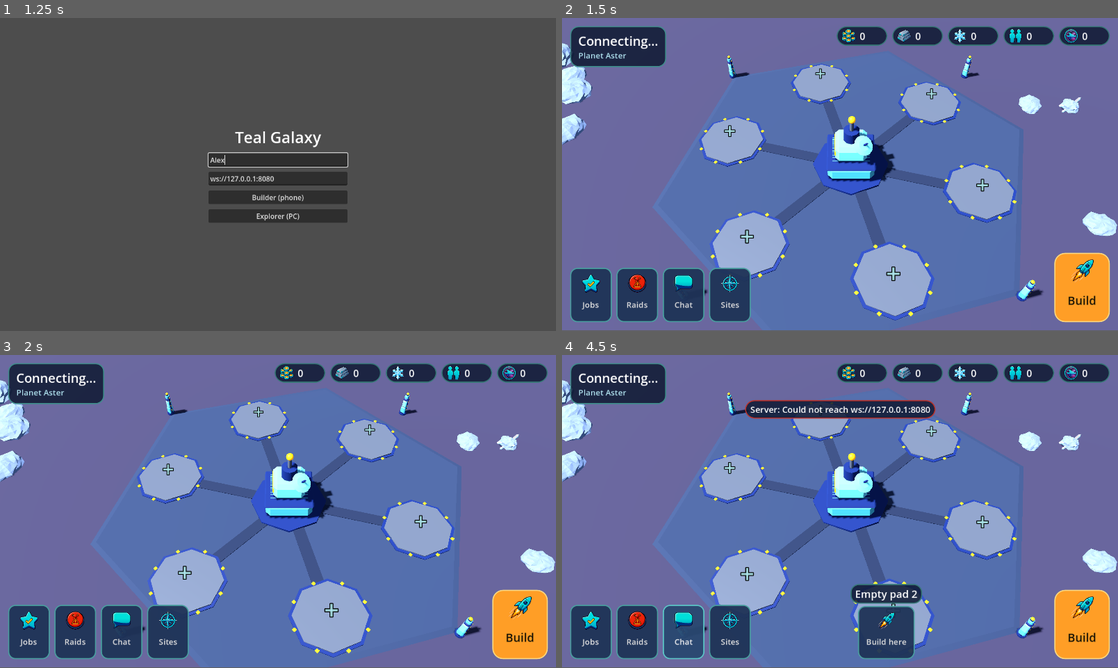
Above: before the commit, frames 1-4 (two rows, left to right).
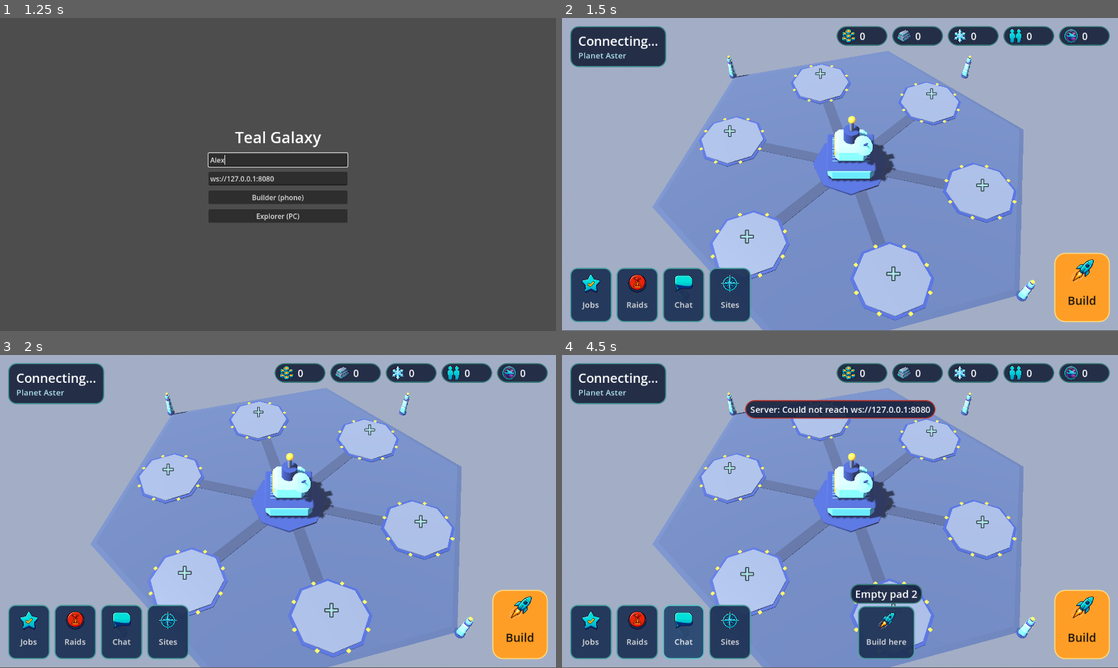
Above: after the commit, the same moments.

Repository: AkaneSunset/Teal-Galaxy
Game: Godot game, scene res://main.tscn
Same seed, same stepped clock (60 frames per second), same inputs: the game is played once before the commit and once after it.
Inputs (mouse positions are in pixels of both pictures, inside the frame that each line leads up to):
- Up to frame 1 (1.25 s): click (278, 158) at 0.52 s; type "Alex" at 0.6 s
- Up to frame 2 (1.5 s): click "Builder (phone)" at 1.25 s
- Up to frame 3 (2 s): no input
- Up to frame 4 (4.5 s): click "Jobs" at 2 s; click "Raids" at 2.75 s; tap Enter at 3.5 s; move the mouse to (962, 495) at 3.52 s; hold Right 3.53-4.25 s; tap X at 3.6 s; click (962, 495) at 3.67 s; tap Space at 3.77 s; click "Chat" at 4.25 s

Frame 1 is identical in both runs. In frame 2, 83% of the frame differs, in the area x 0-100%, y 0-100%; in frame 3, 83%; in frame 4, 81%.

Commit message:
Procedural icy terrain around every base and site
Faceted terrain seeded by the planet or site id: a flat clearing, snowy
ground, frosted slopes, rock cliffs, mesas and ridged peaks rising with
distance, plus boulders, ice and drifting mist. Overcast sky and haze.

Co-Authored-By: Claude Opus 5.5 (1M context) <noreply@anthropic.com>
Claude-Session: https://claude.ai/code/session_01SLfdji4p7dVz7xwHZsN6bX

Diff:
--- a/game/builder.gd
+++ b/game/builder.gd
@@ -9,6 +9,7 @@
 
 const BaseModels := preload("res://base_models.gd")
 const SiteView := preload("res://site_view.gd")
+const Terrain := preload("res://terrain.gd")
 const ICONS := "res://ui/icons/"
 
 const BUILDING_INFO := {
@@ -86,6 +87,7 @@
 var _stock := {} # resource -> Label
 var _goods: Label
 var _banner: Button
+var _terrain: Node3D
 var _toasts: VBoxContainer
 var _top_mid: VBoxContainer # banner and toasts; moves right while the drawer is open
 var _raids_btn: Button
@@ -157,11 +159,12 @@
 	add_child(world)
 
 	var env := Environment.new()
+	# A cold, overcast world: slate sky, pale blue-grey horizon, and haze that swallows the far peaks.
 	var sky_mat := ProceduralSkyMaterial.new()
-	sky_mat.sky_top_color = Color(0.02, 0.03, 0.09)
-	sky_mat.sky_horizon_color = Color(0.12, 0.32, 0.38)
-	sky_mat.ground_horizon_color = Color(0.12, 0.32, 0.38)
-	sky_mat.ground_bottom_color = Color(0.05, 0.06, 0.1)
+	sky_mat.sky_top_color = Color(0.1, 0.11, 0.16)
+	sky_mat.sky_horizon_color = Color(0.55, 0.6, 0.7)
+	sky_mat.ground_horizon_color = Color(0.55, 0.6, 0.7)
+	sky_mat.ground_bottom_color = Color(0.2, 0.22, 0.28)
 	var sky := Sky.new()
 	sky.sky_material = sky_mat
 	env.background_mode = Environment.BG_SKY
@@ -170,6 +173,10 @@
 	env.ambient_light_color = Color(0.55, 0.65, 0.85)
 	env.ambient_light_energy = 0.4
 	env.tonemap_mode = Environment.TONE_MAPPER_FILMIC
+	env.fog_enabled = true
+	env.fog_light_color = Color(0.62, 0.67, 0.78)
+	env.fog_density = 0.0005
+	env.fog_sky_affect = 0.6
 	var we := WorldEnvironment.new()
 	we.environment = env
 	world.add_child(we)
@@ -188,17 +195,10 @@
 	_cam.current = true
 	_place_camera()
 
-	# Ground: dusty regolith, with the base plate and paths on top.
-	var ground := MeshInstance3D.new()
-	var disc := CylinderMesh.new()
-	disc.top_radius = 700.0
-	disc.bottom_radius = 700.0
-	disc.height = 1.0
-	disc.radial_segments = 48
-	ground.mesh = disc
-	ground.position.y = -0.5
-	ground.material_override = _flat(Color(0.25, 0.23, 0.32))
-	world.add_child(ground)
+	# Ground: the planet's icy terrain, generated for each base (see _refresh_terrain), with the
+	# base plate and paths on top.
+	_terrain = Terrain.new()
+	world.add_child(_terrain)
 	var plate := MeshInstance3D.new()
 	var plate_mesh := CylinderMesh.new()
 	plate_mesh.top_radius = PAD_RING + 16.0
@@ -236,28 +236,13 @@
 	_site.visible = false
 	world.add_child(_site)
 
-	# Scenery past the plate: boulders, ice crystals and beacons.
-	var rng := RandomNumberGenerator.new()
-	rng.seed = 7
-	for i in 26:
-		var ang := rng.randf() * TAU
-		var dist := rng.randf_range(PAD_RING + 22.0, PAD_RING + 90.0)
-		var p := Vector3(cos(ang), 0, sin(ang)) * dist
-		var prop: Node3D
-		if i % 4 == 0:
-			prop = BaseModels.Models.ice_asteroid(rng.randf_range(2.0, 3.5), i)
-			prop.position = p + Vector3(0, 0.5, 0)
-		else:
-			prop = BaseModels.boulder(rng.randf_range(2.0, 6.0), i)
-			prop.position = p
-		prop.rotation.y = rng.randf() * TAU
-		world.add_child(prop)
+	# Beacons at the edge of the base plate. (Boulders and ice out on the terrain come with it.)
 	for a in 4:
 		var beacon := BaseModels.Models.nav_beacon()
 		var ang := deg_to_rad(a * 90.0)
 		beacon.position = Vector3(cos(ang), 0, sin(ang)) * (PAD_RING + 18.0)
 		beacon.scale = Vector3.ONE * 0.7
-		world.add_child(beacon)
+		_home.add_child(beacon)
 
 
 func _make_pad(world: Node3D, pos: Vector3) -> Dictionary:
@@ -558,6 +543,8 @@
 	_goods = _label(res_col, 14)
 	_goods.horizontal_alignment = HORIZONTAL_ALIGNMENT_RIGHT
 	_goods.modulate = Color(0.85, 0.95, 1.0)
+	_goods.add_theme_constant_override("outline_size", 6) # readable over bright snow
+	_goods.add_theme_color_override("font_outline_color", Color(0.04, 0.06, 0.12))
 
 	# Top centre: raid banner, then toasts.
 	var top_mid := VBoxContainer.new()
@@ -1100,6 +1087,7 @@
 	_goods.visible = _goods.text != ""
 
 	_follow_new_site()
+	_refresh_terrain()
 	if _view != "" and Net.planet(_view).is_empty():
 		show_view("") # the site is gone
 		return
@@ -1396,6 +1384,15 @@
 		_site.highlight(Rect2i())
 
 
+## The terrain around whatever is on screen: the home planet's, or the open site's. Each is seeded
+## by its id, so every base and site has its own landscape.
+func _refresh_terrain() -> void:
+	if _view != "":
+		_terrain.generate(_view, 44.0)
+	elif Net.home != "":
+		_terrain.generate(Net.home, PAD_RING + 22.0)
+
+
 ## Opens a site the Builder has just founded.
 func _follow_new_site() -> void:
 	if Net.home == "":
--- /dev/null
+++ b/game/terrain.gd
@@ -0,0 +1,204 @@
+extends Node3D
+## The icy planet surface around a base or satellite site: flat where the base stands, rising into
+## snow-dusted rock, mesas and jagged peaks further out, with mist drifting through the valleys.
+## Generated from a seed (the planet or site id), so no two bases look the same, and the same
+## base always looks the same. Faceted (flat-shaded) to match the game's low-poly models.
+
+const RADIUS := 700.0 # metres to the edge of the terrain
+const RINGS := 72
+const SEGMENTS := 112
+
+# Albedo before the sun and ambient light brighten it (snow ends up pale blue-grey on screen).
+const SNOW := Color(0.34, 0.38, 0.47)
+const FROST := Color(0.23, 0.26, 0.34)
+const ROCK := Color(0.14, 0.15, 0.2)
+const DARK_ROCK := Color(0.08, 0.085, 0.11)
+
+var _key := ""
+var _mesh: MeshInstance3D
+var _props: Node3D
+var _mist: Array[Sprite3D] = []
+var _clock := 0.0
+
+var _base := FastNoiseLite.new() # gentle rolling ground
+var _ridge := FastNoiseLite.new() # jagged peaks
+var _mesa := FastNoiseLite.new() # where flat-topped rock tables stand
+var _detail := FastNoiseLite.new() # small bumps and cracks
+var _flat := 60.0
+
+
+func _ready() -> void:
+	_mesh = MeshInstance3D.new()
+	var mat := StandardMaterial3D.new()
+	mat.vertex_color_use_as_albedo = true
+	mat.roughness = 0.95
+	_mesh.material_override = mat
+	add_child(_mesh)
+	_props = Node3D.new()
+	add_child(_props)
+
+
+func _process(delta: float) -> void:
+	_clock += delta
+	for i in _mist.size(): # mist drifts slowly and breathes
+		var m := _mist[i]
+		var home: Vector3 = m.get_meta("home")
+		m.position = home + Vector3(sin(_clock * 0.05 + i) * 12.0, 0, cos(_clock * 0.04 + i * 1.7) * 12.0)
+		m.modulate.a = 0.16 + 0.06 * sin(_clock * 0.3 + i)
+
+
+## Builds the terrain for `id` (a planet or site id), keeping a flat clearing of `flat` metres
+## around the middle. Does nothing if it's already showing that terrain.
+func generate(id: String, flat: float) -> void:
+	var key := "%s:%d" % [id, int(flat)]
+	if key == _key:
+		return
+	_key = key
+	_flat = flat
+	var seed := hash(id)
+	for n in [_base, _ridge, _mesa, _detail]:
+		n.seed = seed
+		seed = hash(seed)
+	_base.frequency = 0.004
+	_base.fractal_octaves = 3
+	_ridge.noise_type = FastNoiseLite.TYPE_SIMPLEX
+	_ridge.fractal_type = FastNoiseLite.FRACTAL_RIDGED
+	_ridge.fractal_octaves = 4
+	_ridge.frequency = 0.006 + (hash(id + "f") % 100) / 100.0 * 0.006 # some planets have tighter ranges
+	_mesa.frequency = 0.008
+	_detail.frequency = 0.05
+	_build_mesh()
+	_scatter(hash(id + "props"))
+
+
+## Height of the ground at (x, z).
+func height_at(x: float, z: float) -> float:
+	var d := Vector2(x, z).length()
+	var out := smoothstep(_flat, _flat + 60.0, d) # 0 in the clearing, 1 well past it
+	var far := smoothstep(_flat + 40.0, _flat + 260.0, d) # peaks grow taller further out
+	var h := _base.get_noise_2d(x, z) * 8.0 + _detail.get_noise_2d(x, z) * 1.5
+	# Ridged noise gives sharp crests; cubing it keeps the peaks narrow and the valleys wide.
+	var r := maxf(0.0, _ridge.get_noise_2d(x, z) * 0.5 + 0.5)
+	h += pow(r, 2.2) * (14.0 + 80.0 * far)
+	# Mesas: where the mesa noise is high the ground lifts into a flat-topped table with sheer sides.
+	var m := _mesa.get_noise_2d(x, z)
+	if m > 0.35:
+		h = maxf(h, (16.0 + 10.0 * far) * smoothstep(0.35, 0.42, m) + _detail.get_noise_2d(z, x) * 0.8)
+	return h * out
+
+
+func _build_mesh() -> void:
+	# Rings packed close near the clearing (where the camera looks) and spread out far away.
+	var radii: Array[float] = [0.0]
+	for i in RINGS:
+		var t := float(i + 1) / RINGS
+		radii.append(lerpf(_flat * 0.8, RADIUS, t * t))
+	var points := []
+	for r in radii:
+		var ring := []
+		var segs := 1 if r == 0.0 else SEGMENTS
+		for s in segs:
+			var a := TAU * s / SEGMENTS
+			var x := cos(a) * r
+			var z := sin(a) * r
+			ring.append(Vector3(x, height_at(x, z), z))
+		points.append(ring)
+	var st := SurfaceTool.new()
+	st.begin(Mesh.PRIMITIVE_TRIANGLES)
+	for i in range(1, points.size()):
+		var inner: Array = points[i - 1]
+		var outer: Array = points[i]
+		for s in SEGMENTS:
+			var o0: Vector3 = outer[s]
+			var o1: Vector3 = outer[(s + 1) % SEGMENTS]
+			if inner.size() == 1:
+				_tri(st, inner[0], o1, o0)
+			else:
+				var i0: Vector3 = inner[s]
+				var i1: Vector3 = inner[(s + 1) % SEGMENTS]
+				_tri(st, i0, o1, o0)
+				_tri(st, i0, i1, o1)
+	_mesh.mesh = st.commit()
+
+
+## One flat-shaded triangle, coloured by how steep and how high it is: snow on flats and high
+## ground, frost on gentle slopes, bare dark rock on cliffs.
+func _tri(st: SurfaceTool, a: Vector3, b: Vector3, c: Vector3) -> void:
+	var n := (b - a).cross(c - a).normalized()
+	if n.y < 0.0:
+		n = -n
+		var t := b
+		b = c
+		c = t
+	var mid := (a + b + c) / 3.0
+	var steep := 1.0 - n.y # 0 flat, 1 vertical
+	var col := SNOW.lerp(FROST, smoothstep(0.08, 0.3, steep))
+	col = col.lerp(ROCK, smoothstep(0.3, 0.55, steep))
+	col = col.lerp(DARK_ROCK, smoothstep(0.6, 0.85, steep))
+	col = col.lerp(SNOW, smoothstep(50.0, 90.0, mid.y) * 0.35) # snow clings to the summits
+	col *= 0.94 + 0.12 * (_detail.get_noise_2d(mid.z * 3.0, mid.x * 3.0) * 0.5 + 0.5) # break up flat colour
+	st.set_normal(n)
+	st.set_color(col)
+	# Godot draws clockwise faces (seen from the front), so with an upward normal go a, c, b.
+	st.add_vertex(a)
+	st.add_vertex(c)
+	st.add_vertex(b)
+
+
+## Boulders, ice crystals and mist banks, placed on the terrain from the same seed.
+func _scatter(seed: int) -> void:
+	for c in _props.get_children():
+		c.queue_free()
+	_mist.clear()
+	var rng := RandomNumberGenerator.new()
+	rng.seed = seed
+	for i in 40:
+		var ang := rng.randf() * TAU
+		var dist := rng.randf_range(_flat + 8.0, _flat + 160.0)
+		var p := Vector3(cos(ang) * dist, 0, sin(ang) * dist)
+		p.y = height_at(p.x, p.z)
+		var prop: Node3D
+		if i % 3 == 0:
+			prop = Models.ice_asteroid(rng.randf_range(1.5, 3.0), i)
+			p.y += 0.6
+		else:
+			prop = BaseModels.boulder(rng.randf_range(1.5, 5.0), seed + i)
+		prop.position = p
+		prop.rotation.y = rng.randf() * TAU
+		_props.add_child(prop)
+	var tex := _mist_texture()
+	for i in 14:
+		var ang := rng.randf() * TAU
+		var dist := rng.randf_range(_flat + 70.0, _flat + 360.0)
+		var x := cos(ang) * dist
+		var z := sin(ang) * dist
+		var s := Sprite3D.new()
+		s.texture = tex
+		s.billboard = BaseMaterial3D.BILLBOARD_ENABLED
+		s.shaded = false
+		s.transparent = true
+		s.no_depth_test = false
+		s.pixel_size = rng.randf_range(0.3, 0.6)
+		s.modulate = Color(0.85, 0.9, 1.0, 0.18)
+		s.position = Vector3(x, height_at(x, z) + rng.randf_range(3.0, 8.0), z)
+		s.set_meta("home", s.position)
+		_props.add_child(s)
+		_mist.append(s)
+
+
+func _mist_texture() -> Texture2D:
+	var g := Gradient.new()
+	g.set_color(0, Color(1, 1, 1, 0.9))
+	g.set_color(1, Color(1, 1, 1, 0.0))
+	var t := GradientTexture2D.new()
+	t.gradient = g
+	t.fill = GradientTexture2D.FILL_RADIAL
+	t.fill_from = Vector2(0.5, 0.5)
+	t.fill_to = Vector2(1.0, 0.5)
+	t.width = 128
+	t.height = 64
+	return t
+
+
+const Models := preload("res://models.gd")
+const BaseModels := preload("res://base_models.gd")
Not shown, added: game/terrain.gd.uid
Not shown, changed: README.md
